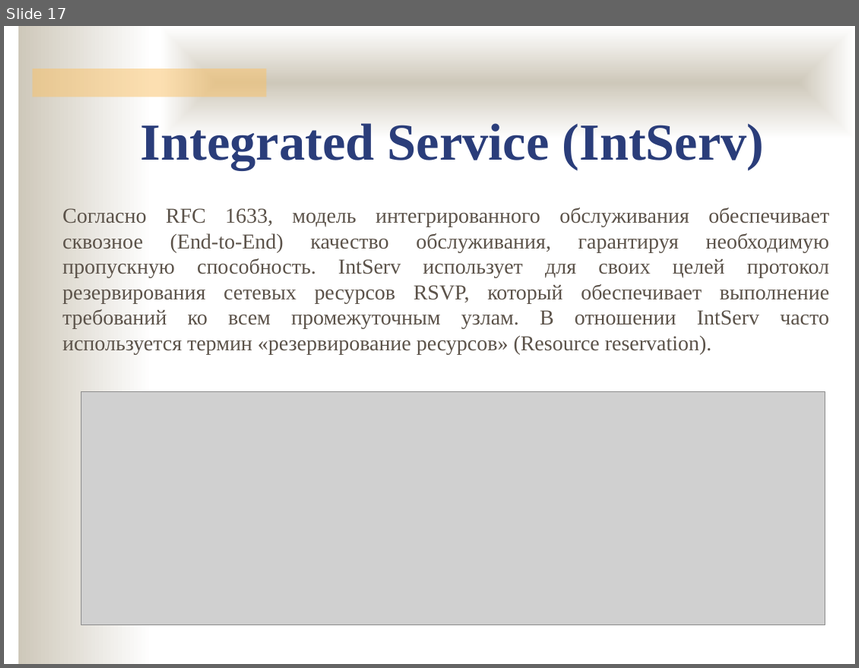
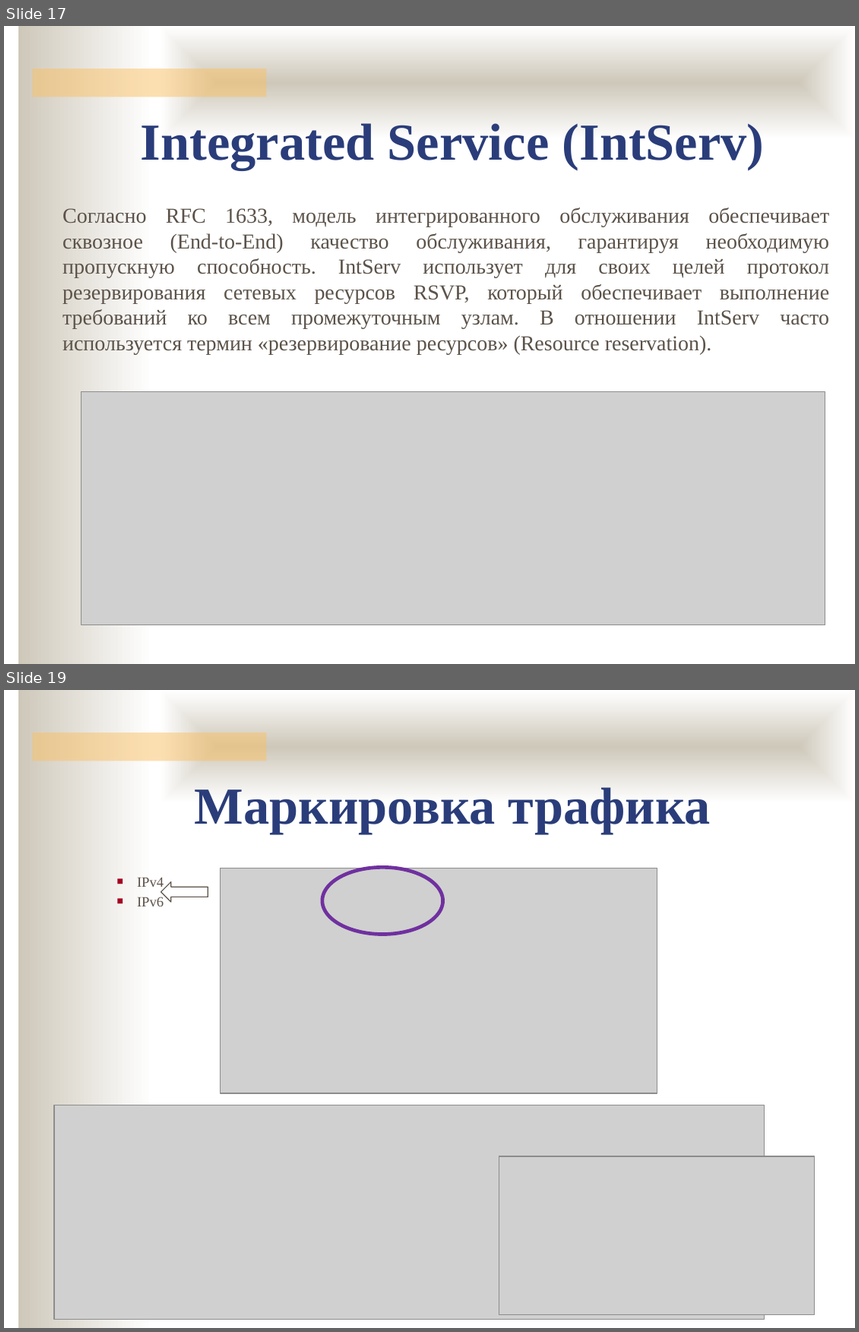
Before and after one commit to ukoloff/nets, a slide deck: lecture/L3+.pptx. Shown one above the other, each under a label of ours: slide 17 before the commit, slides 17 and 19 after it; the slides between them are not shown. The pictures are 859x668 and 859x1332 pixels, drawn with LibreOffice and Linux fonts; fonts in the diff are those of the drawing; grey boxes stand for pictures; background and template pictures are left out. Boxes give left, top, right and bottom in pixels: in the first picture for what was removed or moved away, otherwise in the second. Text is boxed around its words. In the diff, an @@ line names an element or a change of style, - is before the commit and + after.

```diff
--- a/lecture/L3+.pptx
+++ b/lecture/L3+.pptx
@@ slide 19 added at [4,690,855,1328], background #FFFFFF; not listed: 3 template elements that a slide beside it also shows @@
@@ text added at [195,787,711,834], 44 pt, text #2A3D7A, bold @@
+Маркировка трафика
@@ picture added at [220,869,657,1094] @@
@@ ellipse added at [322,867,443,934], outline #7030A0 3 pt @@
@@ text added at [137,877,164,907], 12 pt, text #5B5249 @@
+■ IPv4
+■ IPv6
@@ right arrow added at [161,882,208,903], outline #5B5249 0.75 pt @@
@@ picture added at [54,1106,765,1320] @@
@@ picture added at [500,1157,814,1315] @@
```
Also in this commit, not shown: 4 slides changed, 9 other slides added.
